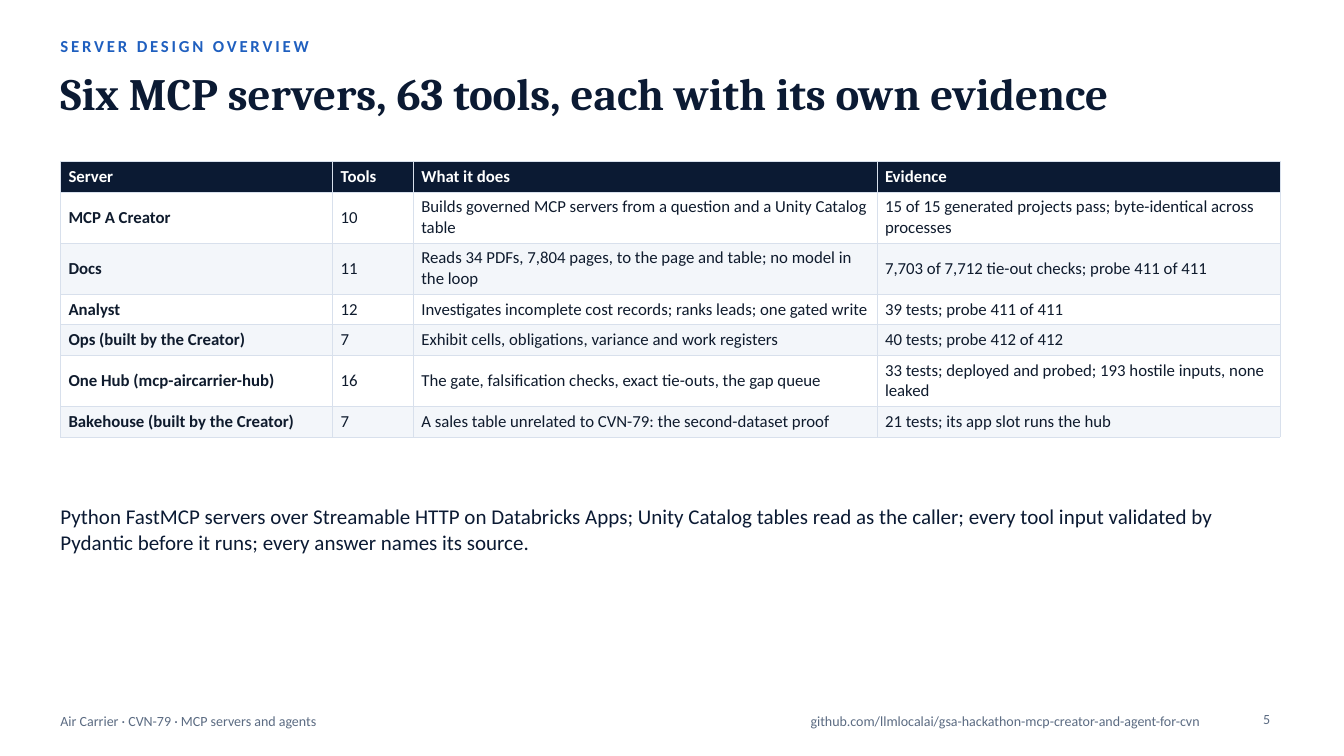
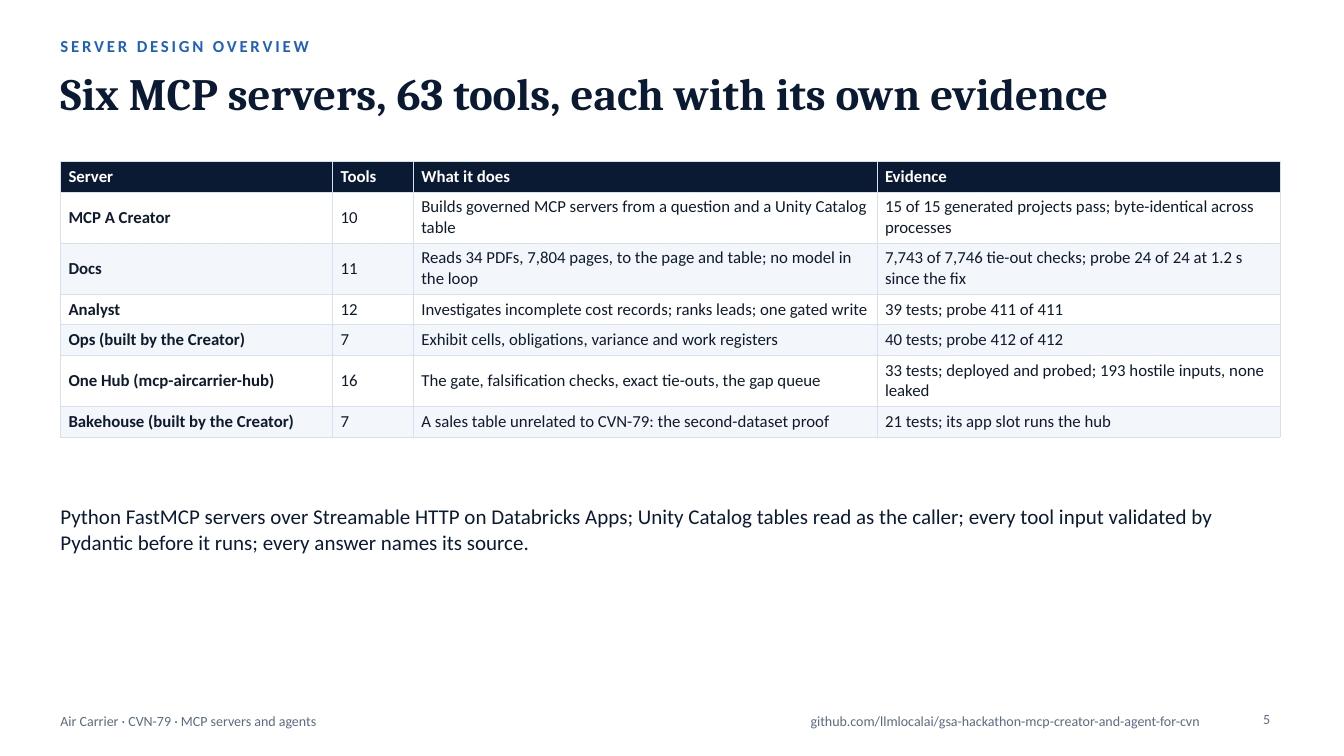
Before and after one commit to gsa-mcp-hackathon/gsa-hackathon-mcp-creator-and-agent-for-air-carrier, a slide deck: slide 5 of docs/submission/mcp-a-creator-one-hub-deck.pptx. Drawn at 1344x756 pixels with LibreOffice and Linux fonts; fonts in the diff are those of the drawing. Boxes give left, top, right and bottom in pixels: in the first picture for what was removed or moved away, otherwise in the second. Text is boxed around its words. In the diff, an @@ line names an element or a change of style, - is before the commit and + after.

```diff
--- a/docs/submission/mcp-a-creator-one-hub-deck.pptx
+++ b/docs/submission/mcp-a-creator-one-hub-deck.pptx
@@ table at [60,161,1280,434] @@
-row 3, column 4: 7,703 of 7,712 tie-out checks; probe 411 of 411
+row 3, column 4: 7,743 of 7,746 tie-out checks; probe 24 of 24 at 1.2 s since the fix
```
Also in this commit, not shown: 19 other files.
